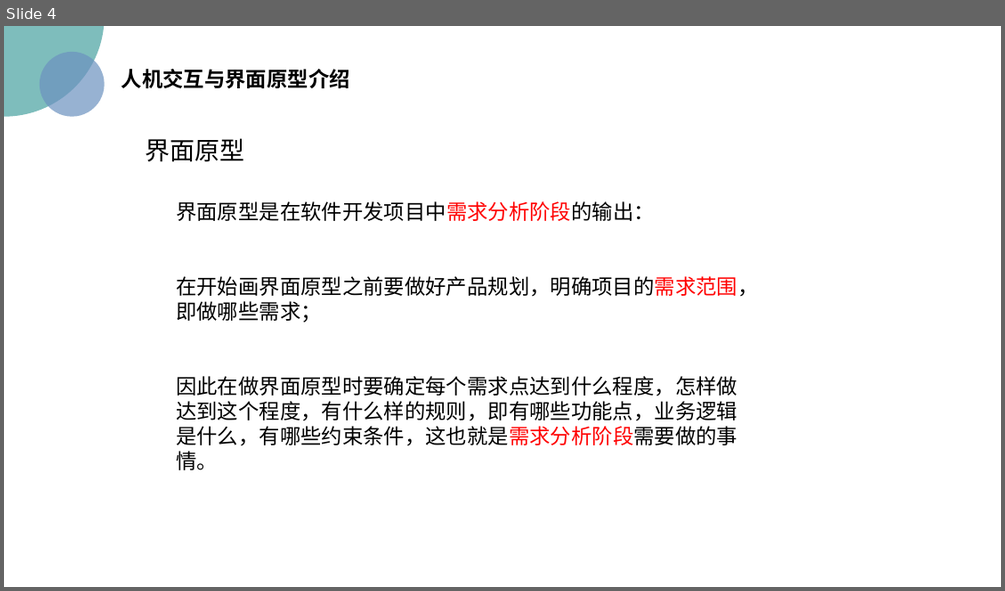
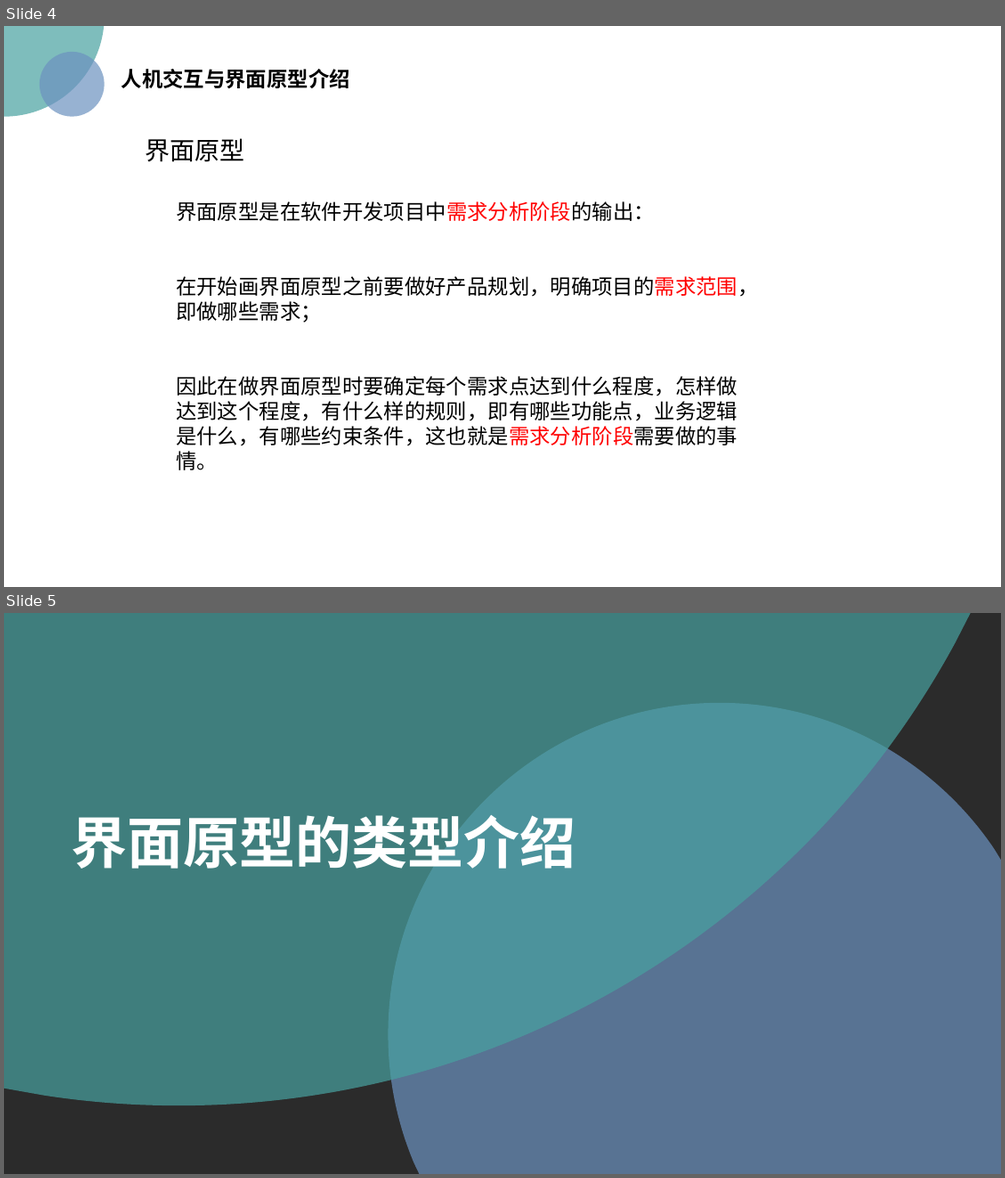
Before and after one commit to PRD2018/PRD2018-G15, a slide deck: 2018-11-4/UML基础2—吕迪部分.pptx. Shown one above the other, each under a label of ours: slide 4 before the commit, slides 4 and 5 after it. The pictures are 1005x591 and 1005x1178 pixels, drawn with LibreOffice and Linux fonts; fonts in the diff are those of the drawing; background and template pictures are left out; a plain dark background stands for a picture behind light text. Boxes give left, top, right and bottom in pixels: in the first picture for what was removed or moved away, otherwise in the second. Text is boxed around its words. In the diff, an @@ line names an element or a change of style, - is before the commit and + after.

```diff
--- a/2018-11-4/UML基础2—吕迪部分.pptx
+++ b/2018-11-4/UML基础2—吕迪部分.pptx
@@ slide 5 added at (4, 613, 1001, 1174), background picture (left out) @@
@@ freeform shape added at (4, 613, 971, 1106), fill #48A2A0 at 70% opacity @@
@@ freeform shape added at (388, 703, 1001, 1174), fill #6C92C0 at 70% opacity @@
@@ text added at (72, 815, 576, 868), 54 pt, text #FFFFFF, bold @@
+界面原型的类型介绍
```
Also in this commit, not shown: 1 slide changed, 29 other slides added, 1 other file.
